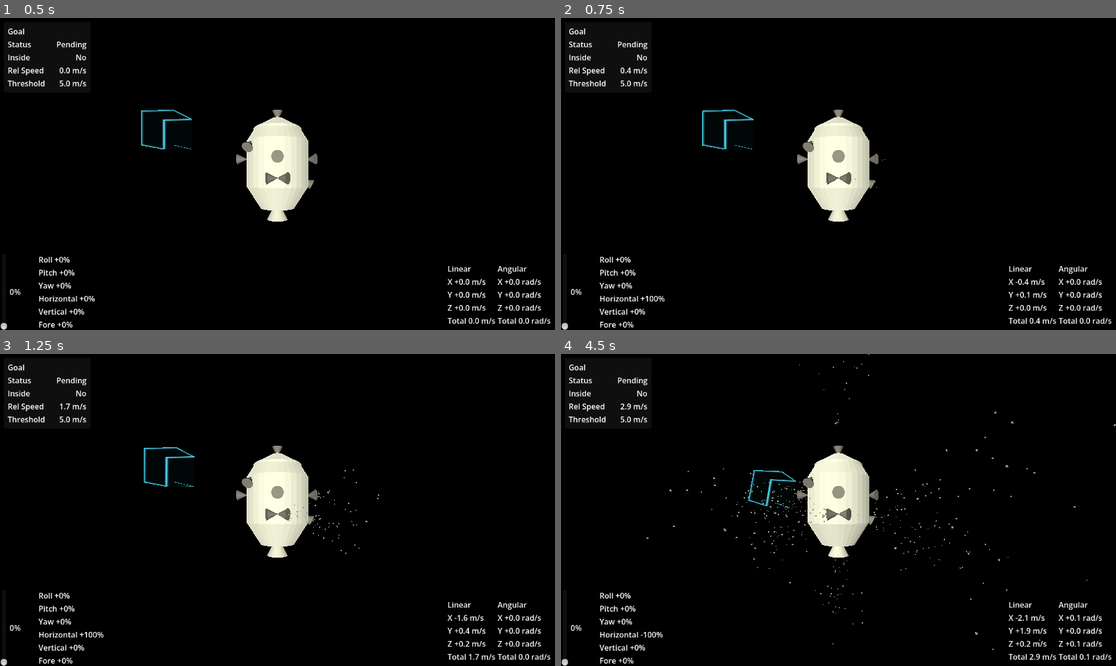
Above: before the commit, frames 1-4 (two rows, left to right).
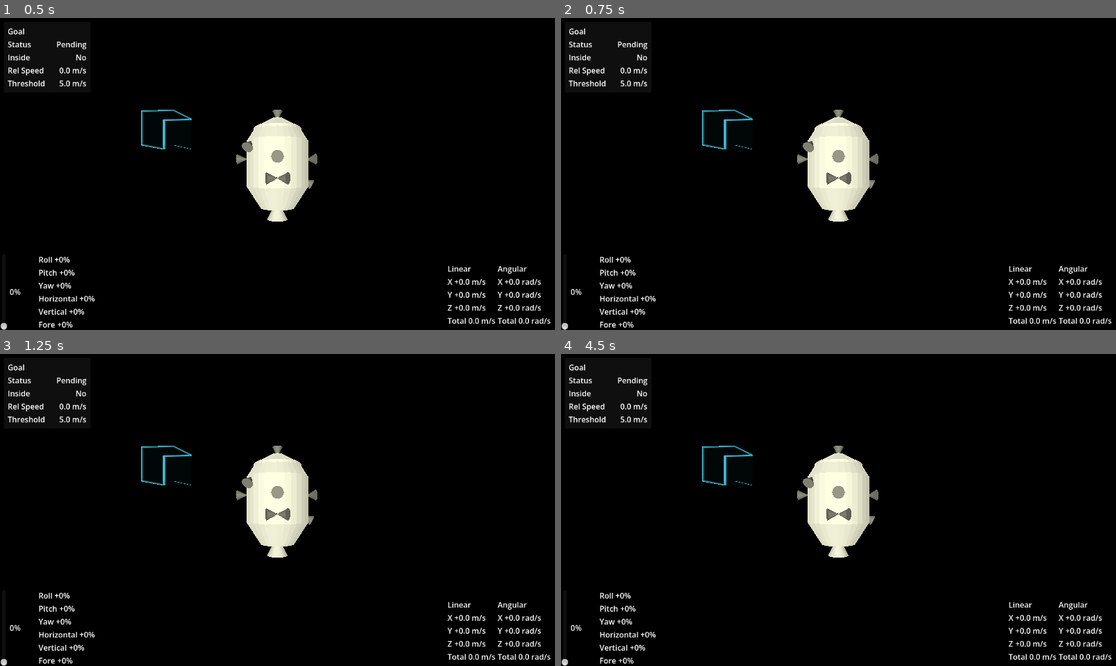
Above: after the commit, the same moments.

Repository: Carth501/anti-manual-spaceship-operation
Game: Godot game, scene res://scenes/space.tscn
Two runs of this game, one before a commit and one after it. Both use one fixed random seed, a clock stepped at 60 frames per second and the inputs below.
Inputs (mouse positions are in pixels of both pictures, inside the frame that each line leads up to):
- Up to frame 1 (0.5 s): no input
- Up to frame 2 (0.75 s): tap Enter at 0.5 s; move the mouse to (960, 158) at 0.52 s; hold L (Lateral_Right) from 0.53 s (still down); right-click (960, 158) at 0.6 s
- Up to frame 3 (1.25 s): keep holding L (Lateral_Right)
- Up to frame 4 (4.5 s): move the mouse to (727, 525) at 1.27 s; release L (Lateral_Right) at 1.28 s; hold O (Lateral_Back) 1.28-2.03 s; right-click (727, 525) at 1.35 s; move the mouse to (894, 441) at 2.02 s; hold L (Lateral_Right) 2.03-2.78 s; right-click (894, 441) at 2.1 s; move the mouse to (810, 572) at 2.77 s; hold U (Lateral_Forward) 2.78-3.53 s; right-click (810, 572) at 2.85 s; move the mouse to (1005, 556) at 3.52 s; hold J (Lateral_Left) from 3.53 s (still down); right-click (1005, 556) at 3.6 s; move the mouse to (672, 463) at 4.27 s; right-click (672, 463) at 4.35 s

Frame 1 is identical in both runs. In frame 2, 0.2% of the frame differs, in the area x 11-88%, y 15-98%; in frame 3, 0.6%; in frame 4, 1.0%, in the area x 10-100%, y 0-98%.

Commit message:
Add RLBridge and GodotThrusterEnv for reinforcement learning integration
Co-authored-by: Copilot <copilot@github.com>

Diff:
--- a/scenes/space.tscn
+++ b/scenes/space.tscn
@@ -5,6 +5,7 @@
 [ext_resource type="Script" uid="uid://cbuhsuo1jg84i" path="res://scripts/camera_controller.gd" id="3_17jim"]
 [ext_resource type="Script" uid="uid://de4r7r7y4sqyl" path="res://scripts/goal_area.gd" id="4_b0dir"]
 [ext_resource type="Shader" uid="uid://cpnlek8wes66n" path="res://shaders/goal_box.gdshader" id="5_2wj6e"]
+[ext_resource type="Script" path="res://scripts/rl_bridge.gd" id="6_4th52"]
 
 [sub_resource type="BoxShape3D" id="BoxShape3D_nkspm"]
 size = Vector3(30, 30, 30)
@@ -57,6 +58,11 @@
 ship = NodePath("../Miracle")
 goal_area = NodePath("../GoalArea")
 
+[node name="RLBridge" type="Node" parent="." unique_id=882240410 node_paths=PackedStringArray("ship", "goal_area")]
+script = ExtResource("6_4th52")
+ship = NodePath("../Miracle")
+goal_area = NodePath("../GoalArea")
+
 [node name="Sun" type="DirectionalLight3D" parent="." unique_id=394601839]
 light_color = Color(1, 1, 0.8901961, 1)
 
--- a/scripts/control_interface.gd
+++ b/scripts/control_interface.gd
@@ -3,6 +3,11 @@
 
 signal main_throttle_changed(value: float)
 signal control_axes_changed(values: Dictionary)
+
+enum InputMode {
+	PLAYER,
+	RL_DIRECT_THRUSTERS,
+}
 
 @export var ship: MiracleShip
 @export var local_right_axis: Vector3 = Vector3.RIGHT
@@ -23,6 +28,8 @@
 var current_pitch_input: float = 0.0
 var current_yaw_input: float = 0.0
 var current_roll_input: float = 0.0
+var input_mode: InputMode = InputMode.PLAYER
+var rl_thruster_inputs: Array[float] = []
 
 
 func _ready() -> void:
@@ -41,9 +48,14 @@
 	if thruster_controller == null:
 		return
 
-	_update_main_throttle(delta)
-	_update_control_axes()
-	thruster_controller.set_input(_build_linear_request(), _build_angular_request())
+	if input_mode == InputMode.RL_DIRECT_THRUSTERS:
+		_set_control_axes(0.0, 0.0, 0.0, 0.0, 0.0, 0.0)
+		thruster_controller.set_direct_throttles(rl_thruster_inputs)
+	else:
+		_update_main_throttle(delta)
+		_update_control_axes()
+		thruster_controller.set_input(_build_linear_request(), _build_angular_request())
+
 	thruster_controller.apply_current_forces()
 
 
@@ -64,6 +76,25 @@
 
 func get_main_throttle() -> float:
 	return main_throttle
+
+
+func set_rl_control_enabled(enabled: bool) -> void:
+	input_mode = InputMode.RL_DIRECT_THRUSTERS if enabled else InputMode.PLAYER
+	if enabled:
+		_set_control_axes(0.0, 0.0, 0.0, 0.0, 0.0, 0.0)
+		return
+
+	rl_thruster_inputs.clear()
+	thruster_controller.stop_all()
+
+
+func is_rl_control_enabled() -> bool:
+	return input_mode == InputMode.RL_DIRECT_THRUSTERS
+
+
+func set_rl_thruster_inputs(throttle_values: Array[float]) -> void:
+	input_mode = InputMode.RL_DIRECT_THRUSTERS
+	rl_thruster_inputs = throttle_values.duplicate()
 
 
 func get_control_axes() -> Dictionary:
@@ -92,14 +123,38 @@
 
 
 func _update_control_axes() -> void:
-	current_horizontal_input = Input.get_action_strength("Lateral_Right") - Input.get_action_strength("Lateral_Left")
-	current_vertical_input = Input.get_action_strength("Lateral_Up") - Input.get_action_strength("Lateral_Down")
-	current_fore_input = main_throttle
-	current_fore_input += Input.get_action_strength("Lateral_Forward")
-	current_fore_input -= Input.get_action_strength("Lateral_Back")
-	current_pitch_input = Input.get_action_strength("Pitch_Up") - Input.get_action_strength("Pitch_Down")
-	current_yaw_input = Input.get_action_strength("Yaw_Left") - Input.get_action_strength("Yaw_Right")
-	current_roll_input = Input.get_action_strength("Roll_Left") - Input.get_action_strength("Roll_Right")
+	_set_control_axes(
+		Input.get_action_strength("Lateral_Right") - Input.get_action_strength("Lateral_Left"),
+		Input.get_action_strength("Lateral_Up") - Input.get_action_strength("Lateral_Down"),
+		main_throttle + Input.get_action_strength("Lateral_Forward") - Input.get_action_strength("Lateral_Back"),
+		Input.get_action_strength("Pitch_Up") - Input.get_action_strength("Pitch_Down"),
+		Input.get_action_strength("Yaw_Left") - Input.get_action_strength("Yaw_Right"),
+		Input.get_action_strength("Roll_Left") - Input.get_action_strength("Roll_Right")
+	)
+
+
+func _set_control_axes(
+		horizontal: float,
+		vertical: float,
+		fore: float,
+		pitch: float,
+		yaw: float,
+		roll: float
+	) -> void:
+	if is_equal_approx(current_horizontal_input, horizontal) \
+			and is_equal_approx(current_vertical_input, vertical) \
+			and is_equal_approx(current_fore_input, fore) \
+			and is_equal_approx(current_pitch_input, pitch) \
+			and is_equal_approx(current_yaw_input, yaw) \
+			and is_equal_approx(current_roll_input, roll):
+		return
+
+	current_horizontal_input = horizontal
+	current_vertical_input = vertical
+	current_fore_input = fore
+	current_pitch_input = pitch
+	current_yaw_input = yaw
+	current_roll_input = roll
 	control_axes_changed.emit(get_control_axes())
 
 
--- /dev/null
+++ b/scripts/rl_bridge.gd
@@ -0,0 +1,312 @@
+class_name RLBridge
+extends Node
+
+@export var ship: MiracleShip
+@export var goal_area: GoalArea
+@export var auto_start_server := true
+@export var listen_host := "127.0.0.1"
+@export_range(1024, 65535, 1) var listen_port := 8765
+@export_range(1, 60, 1) var default_action_frames := 4
+@export_range(1, 100000, 1) var episode_frame_limit := 2400
+@export_range(0.0, 100000.0, 0.1, "or_greater") var training_boundary_radius := 1500.0
+@export_range(0.0, 100.0, 0.001, "or_greater") var progress_reward_scale := 0.05
+@export_range(0.0, 100.0, 0.001, "or_greater") var speed_penalty_scale := 0.02
+@export_range(0.0, 100.0, 0.001, "or_greater") var thruster_penalty_scale := 0.01
+@export_range(0.0, 10.0, 0.0001, "or_greater") var living_penalty_per_frame := 0.001
+@export_range(0.0, 10000.0, 0.1, "or_greater") var success_reward := 100.0
+@export_range(0.0, 10000.0, 0.1, "or_greater") var out_of_bounds_penalty := 25.0
+
+var server := TCPServer.new()
+var client: StreamPeerTCP
+var control_interface: ControlInterface
+var receive_buffer := ""
+var episode_frames := 0
+var previous_goal_distance := 0.0
+var pending_step_frames := 0
+var pending_action_frames := 0
+var spawn_origin := Vector3.ZERO
+
+
+func _ready() -> void:
+	if ship == null:
+		push_warning("RLBridge is missing its ship reference")
+		return
+
+	control_interface = ship.get_control_interface()
+	if control_interface == null:
+		push_warning("RLBridge could not resolve a ControlInterface from its ship")
+		return
+
+	if goal_area == null:
+		push_warning("RLBridge is missing its goal area reference")
+		return
+
+	_reset_episode_state()
+	spawn_origin = ship.global_position
+	if auto_start_server:
+		_start_server()
+
+
+func _exit_tree() -> void:
+	_release_rl_control()
+	if client != null:
+		client.disconnect_from_host()
+	if server.is_listening():
+		server.stop()
+
+
+func _process(_delta: float) -> void:
+	_poll_server()
+	if pending_step_frames == 0:
+		_poll_client_messages()
+
+
+func _physics_process(_delta: float) -> void:
+	if pending_step_frames <= 0:
+		return
+
+	episode_frames += 1
+	pending_step_frames -= 1
+	if pending_step_frames == 0:
+		_complete_step()
+
+
+func _start_server() -> void:
+	if server.is_listening():
+		return
+
+	var listen_error := server.listen(listen_port, listen_host)
+	if listen_error != OK:
+		push_warning("RLBridge failed to listen on %s:%d (error %d)" % [listen_host, listen_port, listen_error])
+
+
+func _poll_server() -> void:
+	if not server.is_listening():
+		return
+
+	if client != null and client.get_status() == StreamPeerTCP.STATUS_CONNECTED:
+		client.poll()
+		return
+
+	if server.is_connection_available():
+		client = server.take_connection()
+		receive_buffer = ""
+
+
+func _poll_client_messages() -> void:
+	if client == null:
+		return
+
+	client.poll()
+	if client.get_status() != StreamPeerTCP.STATUS_CONNECTED:
+		_release_rl_control()
+		client = null
+		receive_buffer = ""
+		return
+
+	var available_bytes := client.get_available_bytes()
+	if available_bytes <= 0:
+		return
+
+	receive_buffer += client.get_utf8_string(available_bytes)
+	var separator_index := receive_buffer.find("\n")
+	while separator_index >= 0:
+		var message := receive_buffer.substr(0, separator_index).strip_edges()
+		receive_buffer = receive_buffer.substr(separator_index + 1)
+		if not message.is_empty():
+			_handle_message(message)
+		separator_index = receive_buffer.find("\n")
+
+
+func _handle_message(message: String) -> void:
+	var parsed_message = JSON.parse_string(message)
+	if typeof(parsed_message) != TYPE_DICTIONARY:
+		_send_error("invalid_json", "Expected a JSON object command")
+		return
+
+	var command := String(parsed_message.get("command", ""))
+	match command:
+		"hello":
+			_send_response(_build_hello_response())
+		"reset":
+			_reset_episode_state()
+			_send_response(_build_step_response(0.0, false, "reset"))
+		"step":
+			_begin_step(parsed_message)
+		"close":
+			_send_response({"ok": true})
+			_release_rl_control()
+			client.disconnect_from_host()
+			client = null
+			receive_buffer = ""
+		_:
+			_send_error("unknown_command", "Unknown command: %s" % command)
+
+
+func _begin_step(command: Dictionary) -> void:
+	if pending_step_frames > 0:
+		_send_error("busy", "A step is already in progress")
+		return
+
+	var action_values := _coerce_float_array(command.get("action", []))
+	control_interface.set_rl_control_enabled(true)
+	control_interface.set_rl_thruster_inputs(action_values)
+	pending_action_frames = max(int(command.get("frames", default_action_frames)), 1)
+	pending_step_frames = pending_action_frames
+
+
+func _complete_step() -> void:
+	var reward_terms := _compute_reward_terms()
+	var total_reward := reward_terms.get("total", 0.0)
+	var done := false
+	var terminal_reason := "in_progress"
+
+	if goal_area.is_goal_completed():
+		total_reward += success_reward
+		done = true
+		terminal_reason = "goal_reached"
+	elif _is_out_of_bounds():
+		total_reward -= out_of_bounds_penalty
+		done = true
+		terminal_reason = "out_of_bounds"
+	elif episode_frames >= episode_frame_limit:
+		done = true
+		terminal_reason = "timeout"
+
+	previous_goal_distance = _get_goal_distance()
+	_send_response(_build_step_response(total_reward, done, terminal_reason, reward_terms))
+
+
+func _reset_episode_state() -> void:
+	control_interface.set_rl_control_enabled(true)
+	control_interface.set_rl_thruster_inputs([])
+	ship.reset_state()
+	goal_area.reset_goal()
+	goal_area.refresh_goal_state()
+	episode_frames = 0
+	previous_goal_distance = _get_goal_distance()
+	pending_step_frames = 0
+	pending_action_frames = 0
+
+
+func _release_rl_control() -> void:
+	if control_interface == null:
+		return
+
+	control_interface.set_rl_control_enabled(false)
+
+
+func _build_hello_response() -> Dictionary:
+	return {
+		"ok": true,
+		"version": 1,
+		"thruster_count": ship.get_thruster_controller().get_thruster_count(),
+		"default_action_frames": default_action_frames,
+		"observation": _get_observation(),
+	}
+
+
+func _build_step_response(
+		reward: float,
+		done: bool,
+		terminal_reason: String,
+		reward_terms: Dictionary = {}
+	) -> Dictionary:
+	return {
+		"ok": true,
+		"observation": _get_observation(),
+		"reward": reward,
+		"done": done,
+		"info": {
+			"terminal_reason": terminal_reason,
+			"episode_frames": episode_frames,
+			"goal_distance": _get_goal_distance(),
+			"relative_speed": goal_area.get_relative_speed(),
+			"is_inside_goal": goal_area.is_ship_inside(),
+			"is_goal_completed": goal_area.is_goal_completed(),
+			"reward_terms": reward_terms,
+		},
+	}
+
+
+func _compute_reward_terms() -> Dictionary:
+	var current_goal_distance := _get_goal_distance()
+	var progress_reward := (previous_goal_distance - current_goal_distance) * progress_reward_scale
+	var speed_penalty := goal_area.get_relative_speed() * speed_penalty_scale
+	var throttles := ship.get_thruster_controller().get_current_throttles()
+	var throttle_sum := 0.0
+	for throttle_value in throttles:
+		throttle_sum += throttle_value
+	var thruster_penalty := throttle_sum * thruster_penalty_scale
+	var living_penalty := float(max(pending_action_frames, 1)) * living_penalty_per_frame
+	var total_reward := progress_reward - speed_penalty - thruster_penalty - living_penalty
+
+	return {
+		"progress": progress_reward,
+		"speed_penalty": speed_penalty,
+		"thruster_penalty": thruster_penalty,
+		"living_penalty": living_penalty,
+		"total": total_reward,
+	}
+
+
+func _get_observation() -> Array[float]:
+	var goal_offset_local := ship.get_local_vector(goal_area.global_position - ship.global_position)
+	var linear_velocity_local := ship.get_local_vector(ship.get_linear_velocity_readout())
+	var angular_velocity_local := ship.get_local_vector(ship.get_angular_velocity_readout())
+	var observation: Array[float] = [
+		goal_offset_local.x,
+		goal_offset_local.y,
+		goal_offset_local.z,
+		linear_velocity_local.x,
+		linear_velocity_local.y,
+		linear_velocity_local.z,
+		angular_velocity_local.x,
+		angular_velocity_local.y,
+		angular_velocity_local.z,
+		goal_area.get_relative_speed(),
+	]
+
+	for throttle_value in ship.get_thruster_controller().get_current_throttles():
+		observation.append(throttle_value)
+
+	observation.append(1.0 if goal_area.is_ship_inside() else 0.0)
+	observation.append(1.0 if goal_area.is_goal_completed() else 0.0)
+	return observation
+
+
+func _get_goal_distance() -> float:
+	return ship.global_position.distance_to(goal_area.global_position)
+
+
+func _is_out_of_bounds() -> bool:
+	if training_boundary_radius <= 0.0:
+		return false
+
+	return ship.global_position.distance_to(spawn_origin) > training_boundary_radius
+
+
+func _coerce_float_array(raw_values: Variant) -> Array[float]:
+	var action_values: Array[float] = []
+	if typeof(raw_values) != TYPE_ARRAY:
+		return action_values
+
+	for raw_value in raw_values:
+		action_values.append(float(raw_value))
+	return action_values
+
+
+func _send_error(code: String, message: String) -> void:
+	_send_response({
+		"ok": false,
+		"error": code,
+		"message": message,
+	})
+
+
+func _send_response(payload: Dictionary) -> void:
+	if client == null:
+		return
+
+	var encoded_payload := (JSON.stringify(payload) + "\n").to_utf8_buffer()
+	client.put_data(encoded_payload)
Not shown, added: python/requirements.txt
Not shown, added: scripts/rl_bridge.gd.uid
Not shown, added: python/godot_env.py
Not shown, added: python/train.py
